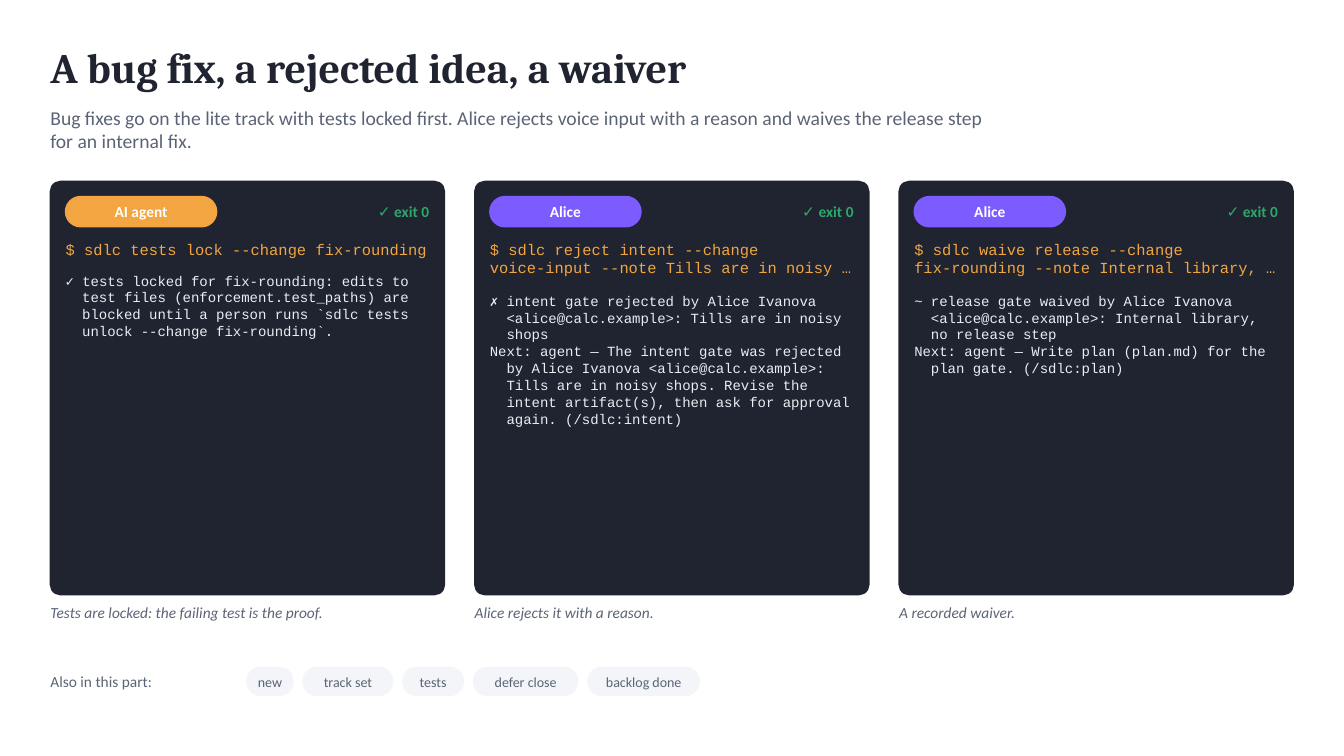
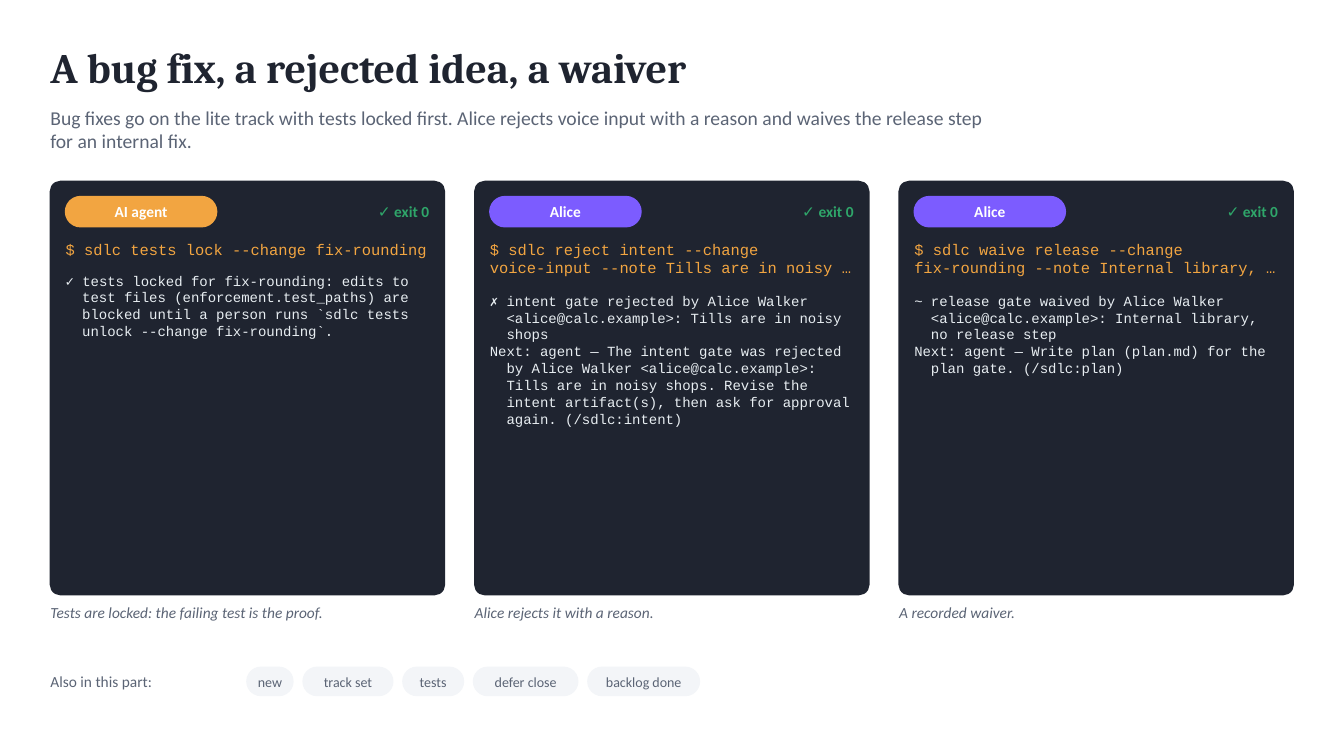
Before and after one commit to marin-ai-tech/sdlc, a slide deck: slide 16 of docs/demo/scdl-calculator-demo.en.pptx (slide 13 before the commit). Drawn at 1344x756 pixels with LibreOffice and Linux fonts; fonts in the diff are those of the drawing. Boxes give left, top, right and bottom in pixels: in the first picture for what was removed or moved away, otherwise in the second. Text is boxed around its words. In the diff, an @@ line names an element or a change of style, - is before the commit and + after.

```diff
--- a/docs/demo/scdl-calculator-demo.en.pptx
+++ b/docs/demo/scdl-calculator-demo.en.pptx
@@ text at bbox=[507, 296, 808, 309]: text changed @@
-✗ intent gate rejected by Alice Ivanova
+✗ intent gate rejected by Alice Walker
@@ text at bbox=[931, 296, 1224, 309]: text changed @@
-~ release gate waived by Alice Ivanova
+~ release gate waived by Alice Walker
@@ text at bbox=[507, 363, 817, 376]: text changed @@
-by Alice Ivanova <alice@calc.example>:
+by Alice Walker <alice@calc.example>:
```
Also in this commit, not shown: 10 other slides changed, 3 slides added, 37 other files.
